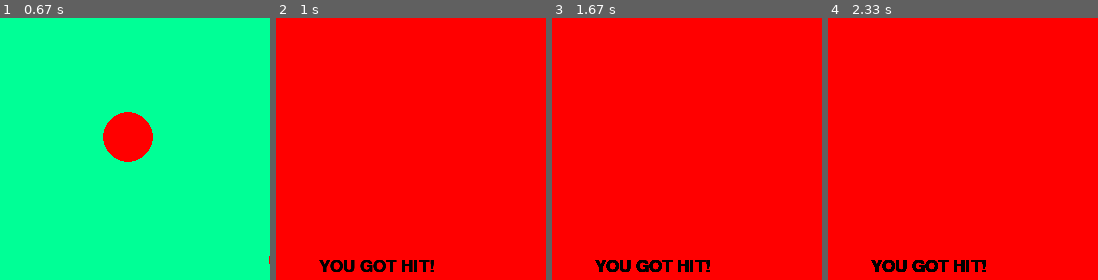
Above: before the commit, frames 1-4 (left to right).
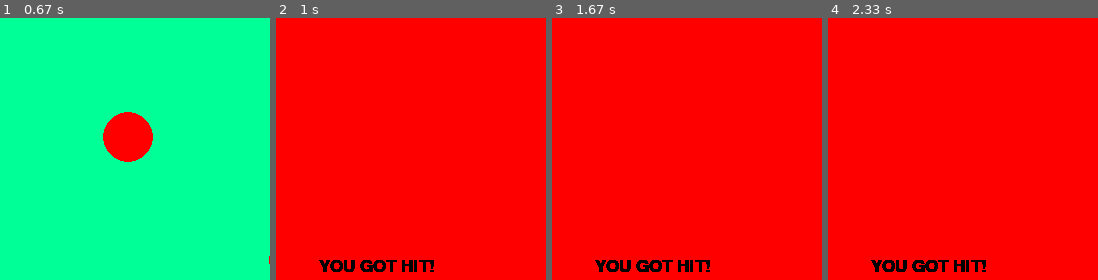
Above: after the commit, the same moments.

Repository: Ajay-Mohanraj/Evader
Game: pygame game, started from testing123.py
Same seed, same stepped clock (60 frames per second), same inputs: the game is played once before the commit and once after it.
Inputs:
- Up to frame 1 (0.67 s): hold Right from 0.33 s (still down)
- Up to frame 2 (1 s): release Right at 0.8 s; hold Up from 0.83 s (still down)
- Up to frame 3 (1.67 s): release Up at 1.13 s
- Up to frame 4 (2.33 s): no input
The pictures show only the part of the screen within x 42-92%, y 4-54%; the shares and areas given below are measured in that part.

Frame 1 is identical in both runs. In frame 2, 0.2% of the frame differs, in the area x 15-59%, y 92-97%; in frame 3, less than 0.1%; in frame 4, less than 0.1%.

Commit message:
Merge remote-tracking branch 'origin/master'
# Conflicts:
#	EggRoulette.py

Diff:
--- a/testing123.py
+++ b/testing123.py
@@ -145,8 +145,6 @@
 run = True
 while run:
 
-    pygame.time.delay(50)
-
     for event in pygame.event.get():
 
         if event.type == pygame.QUIT:
